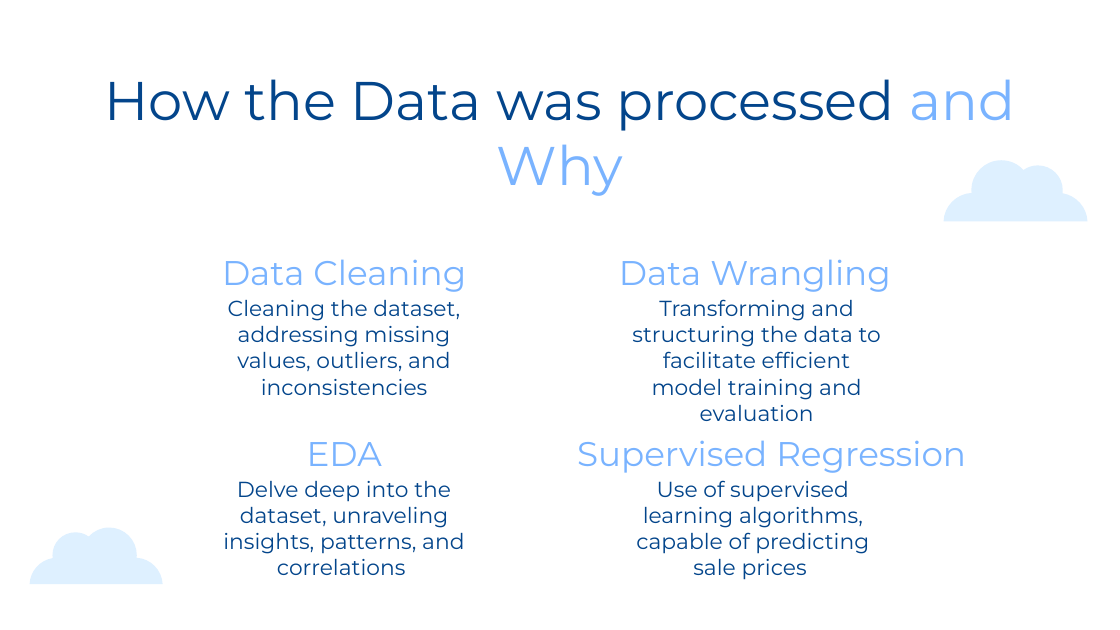
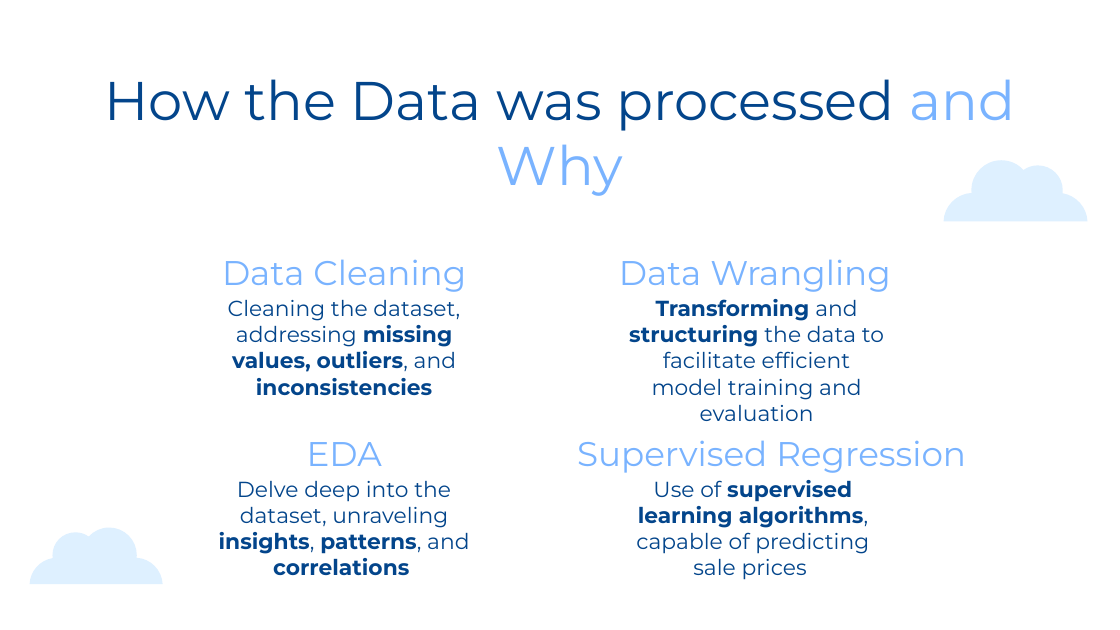
Before and after one commit to TonioDominguez/Ironkaggle, a slide deck: slide 6 of slides/IRONKAGGLE.pptx. Drawn at 1120x630 pixels with LibreOffice and Linux fonts; fonts in the diff are those of the drawing. Boxes give left, top, right and bottom in pixels: in the first picture for what was removed or moved away, otherwise in the second. Text is boxed around its words. In the diff, an @@ line names an element or a change of style, - is before the commit and + after.

```diff
--- a/slides/IRONKAGGLE.pptx
+++ b/slides/IRONKAGGLE.pptx
@@ subtitle "Cleaning the dataset, addressing missing ..." at [228,299,460,395]: bold on in "missing values, outliers, inconsistencies" @@
@@ subtitle "Transforming and structuring the data ..." at [629,299,884,400]: bold on in "Transforming structuring" @@
@@ subtitle "Delve deep into the dataset, ..." at [219,481,469,575]: bold on in "insights, patterns, correlations" @@
@@ subtitle "Use of supervised learning algorithms, ..." at [636,480,869,580]: bold on in "supervised learning algorithms," @@
```
Also in this commit, not shown: 2 other slides changed.
